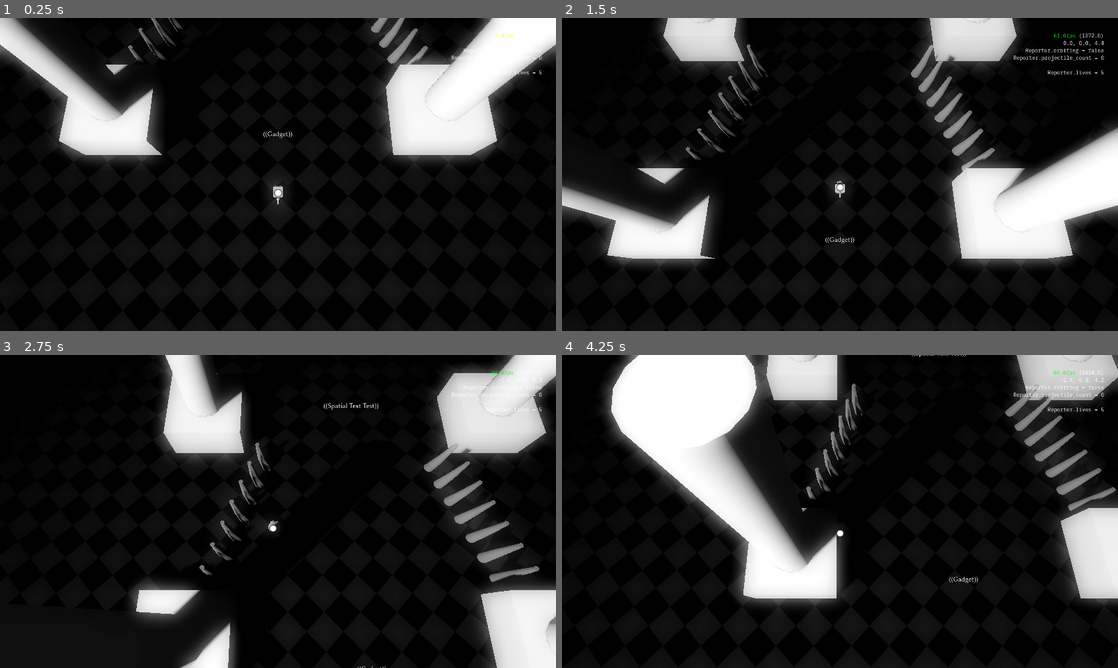
Above: before the commit, frames 1-4 (two rows, left to right).
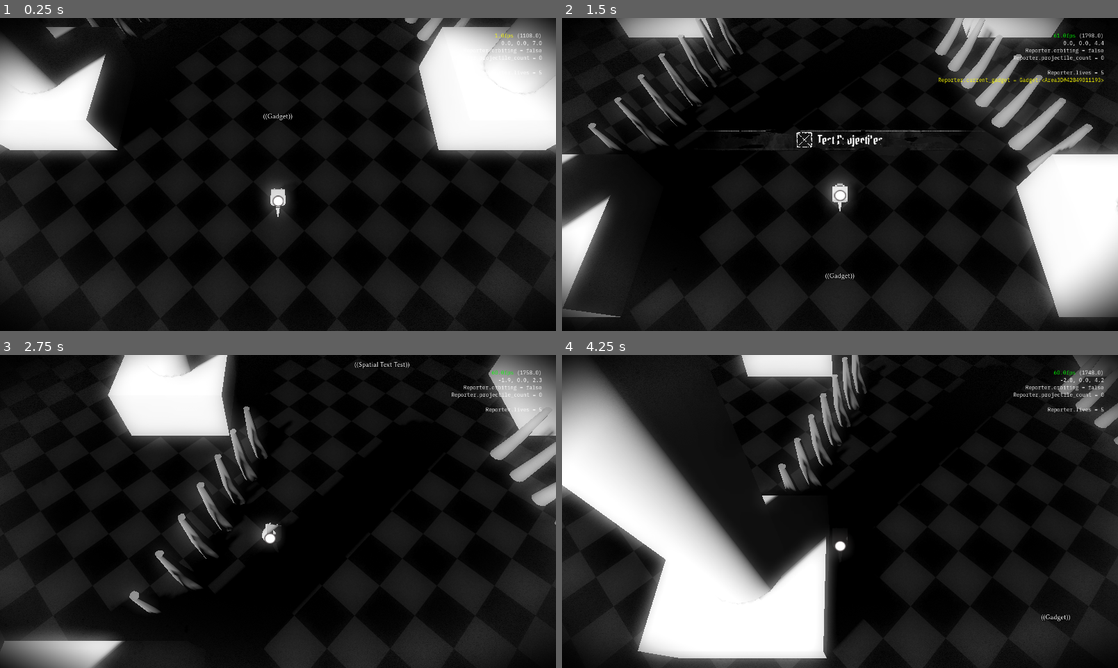
Above: after the commit, the same moments.

Repository: slyllama/dwelt
Game: Godot game, scene res://maps/debug/debug_map.tscn
Same seed, same stepped clock (60 frames per second), same inputs: the game is played once before the commit and once after it.
Inputs (mouse positions are in pixels of both pictures, inside the frame that each line leads up to):
- Up to frame 1 (0.25 s): no input
- Up to frame 2 (1.5 s): move the mouse to (995, 74) at 0.52 s; hold W (move_forward) from 0.53 s (still down); tap F (interact) at 0.6 s; move the mouse to (1006, 221) at 1.27 s; right-click (1006, 221) at 1.35 s
- Up to frame 3 (2.75 s): tap F (interact) at 1.55, 2.1 s; move the mouse to (111, 464) at 2.02 s; release W (move_forward) at 2.03 s; hold A (strafe_left) from 2.03 s (still down)
- Up to frame 4 (4.25 s): move the mouse to (867, 511) at 2.77 s; tap F (interact) at 2.85, 3.8 s; move the mouse to (756, 433) at 3.52 s; release A (strafe_left) at 3.53 s; hold S (move_back) from 3.53 s (still down); right-click (756, 433) at 3.6 s

The runs differ from the first frame. In frame 1, 28% of the frame differs, in the area x 0-100%, y 0-100%; in frame 2, 38%; in frame 3, 32%; in frame 4, 51%.

Commit message:
Added screen effects

Diff:
--- a/lib/_global/reporter.gd
+++ b/lib/_global/reporter.gd
@@ -5,6 +5,7 @@
 
 # A "do" signal can be propogated from anywhere; it is a cause, not an effect
 signal do_shake_camera
+signal do_aberrate_camera
 
 signal gadget_changed
 
--- a/lib/hud/hud.tscn
+++ b/lib/hud/hud.tscn
@@ -1,10 +1,11 @@
-[gd_scene load_steps=12 format=3 uid="uid://dt1ioqij5hj4b"]
+[gd_scene load_steps=13 format=3 uid="uid://dt1ioqij5hj4b"]
 
 [ext_resource type="Script" uid="uid://bvpr5qsawkemv" path="res://lib/hud/hud.gd" id="1_dcyf8"]
 [ext_resource type="PackedScene" uid="uid://cwbcsfej31lgq" path="res://lib/debug/debug_pane/debug_pane.tscn" id="1_o36f6"]
+[ext_resource type="PackedScene" uid="uid://bo618rg2ywoem" path="res://lib/screen_effects/screen_fx.tscn" id="2_r2k48"]
 [ext_resource type="Shader" uid="uid://b4552e4yw8kki" path="res://generic/materials/shaders/shader_canvas_dissolve.gdshader" id="3_pm6i7"]
 [ext_resource type="Texture2D" uid="uid://cxemcgoplp0ff" path="res://lib/hud/textures/interact.png" id="3_u1rn0"]
-[ext_resource type="Script" uid="uid://o537atgmmsth" path="res://lib/texture_rect_dissolve/texture_rect_dissolve.gd" id="4_pm6i7"]
+[ext_resource type="Script" uid="uid://o537atgmmsth" path="res://lib/tr_dissolve/tr_dissolve.gd" id="4_pm6i7"]
 [ext_resource type="FontFile" uid="uid://bjaq6ks7h6ipp" path="res://generic/fonts/pirata_one.ttf" id="6_3pj68"]
 [ext_resource type="Texture2D" uid="uid://3xyeaiyqxrh5" path="res://generic/textures/placeholder.png" id="6_tpybq"]
 
@@ -17,13 +18,16 @@
 color_ramp = SubResource("Gradient_oa3at")
 noise = SubResource("FastNoiseLite_hctin")
 
-[sub_resource type="ShaderMaterial" id="ShaderMaterial_tpybq"]
+[sub_resource type="ShaderMaterial" id="ShaderMaterial_r2k48"]
 shader = ExtResource("3_pm6i7")
 shader_parameter/dissolve_texture = SubResource("NoiseTexture2D_636yr")
 shader_parameter/dissolve_value = 1.0
 
 [node name="HUD" type="CanvasLayer"]
 script = ExtResource("1_dcyf8")
+
+[node name="ScreenFX" parent="." instance=ExtResource("2_r2k48")]
+layer = -1
 
 [node name="DebugPane" parent="." instance=ExtResource("1_o36f6")]
 anchors_preset = 1
--- a/lib/player/player_camera/player_camera.gd
+++ b/lib/player/player_camera/player_camera.gd
@@ -20,9 +20,8 @@
 func unfreeze_camera() -> void:
 	frozen = false
 	target_position = Reporter.player_position
-	target_zoom_distance = 8.0
-	target_roll = -70.0
-
+	target_zoom_distance = 5.0
+	target_roll = -60.0
 func _ready() -> void:
 	Reporter.do_shake_camera.connect(func(): $Anim.play("shake"))
 	Reporter.player.focus_mode_entered.connect(func(): target_zoom_distance -= 0.1)
--- a/lib/projectile/projectile.gd
+++ b/lib/projectile/projectile.gd
@@ -14,9 +14,12 @@
 @export var sideways_speed = 0.0
 @export var sideways_acceleration = 0.0
 
+signal destroyed
+
 func destroy() -> void:
 	if !active: return
 	Reporter.projectile_count -= 1 # track projectile count
+	destroyed.emit()
 
 	active = false
 	var _scale_tween = create_tween()
--- a/lib/projectile/projectile_event.gd
+++ b/lib/projectile/projectile_event.gd
@@ -1,4 +1,7 @@
 class_name ProjectileEvent extends Node3D
+
+var projectile_count = 0
+var is_destroyed = false
 
 func play(data: Dictionary) -> void:
 	if !"type" in data: # fail if important information is missing
@@ -6,7 +9,21 @@
 		queue_free()
 	match data.type:
 		"test":
-			print("[ProjectileEvent] test!")
+			var _amount = 12
+			for _i in _amount:
+				var _p = Projectile.new()
+				_p.position.z = 2.0
+				_p.rotation.y = 2 * PI / _amount * _i
+				_p.lifetime = 5.0
+				_p.destroyed.connect(func(): projectile_count -= 1)
+				add_child(_p)
+
+				projectile_count += 1
 
 func _ready() -> void:
-	pass
+	position.y = 0.25
+
+func _process(_delta: float) -> void:
+	if projectile_count == 0 and !is_destroyed:
+		is_destroyed = true
+		queue_free()
--- a/lib/projectile/projectile_graze.gd
+++ b/lib/projectile/projectile_graze.gd
@@ -20,7 +20,7 @@
 	body_entered.connect(func(body):
 		if body == Reporter.player: grazed())
 
-	var graze_shape = SphereShape3D.new()
+	var graze_shape = CylinderShape3D.new()
 	graze_shape.radius = radius
 
 	var graze_collision = CollisionShape3D.new()
--- /dev/null
+++ b/lib/screen_effects/materials/shaders/shader_screen_fx.gdshader
@@ -0,0 +1,35 @@
+shader_type canvas_item;
+
+uniform sampler2D SCREEN_TEXTURE: hint_screen_texture;
+uniform sampler2D grain_mask: hint_default_black;
+uniform float grain_strength: hint_range(0.0, 1.0) = 1.0;
+
+uniform float vignette_feather: hint_range(0.01, 0.5) = 0.25;
+uniform float vignette_midpoint: hint_range(0.0, 1.0) = 0.5;
+uniform float vignette_alpha: hint_range(0.0, 1.0) = 0.9;
+
+uniform float aberration_displacement: hint_range(0.0, 8.0) = 0.0;
+
+float circle(vec2 position, float radius, float feather) {
+	return smoothstep(radius, radius + feather, length(position - vec2(0.5)));
+}
+
+void fragment() {
+	// Add aberration
+	vec2 r_displacement = vec2(0.0, aberration_displacement);
+	vec2 g_displacement = vec2(aberration_displacement, 0.0);
+	vec2 b_displacement = vec2(-aberration_displacement, 0.0);
+
+	float r = texture(SCREEN_TEXTURE, SCREEN_UV + vec2(SCREEN_PIXEL_SIZE * r_displacement), 0.0).r;
+	float g = texture(SCREEN_TEXTURE, SCREEN_UV + vec2(SCREEN_PIXEL_SIZE * g_displacement), 0.0).g;
+	float b = texture(SCREEN_TEXTURE, SCREEN_UV + vec2(SCREEN_PIXEL_SIZE * b_displacement), 0.0).b;
+
+	COLOR = vec4(r, g, b, 1.0);
+
+	// Add grain
+	COLOR = mix(COLOR, vec4(1.0, 1.0, 1.0, 1.0), texture(grain_mask, UV).r * grain_strength);
+
+	// Add vignette
+	float vignette = circle(UV, vignette_midpoint, vignette_feather);
+	COLOR = mix(COLOR, vec4(vec3(0.0), 1.0), vignette * vignette_alpha);
+}
--- /dev/null
+++ b/lib/screen_effects/screen_fx.gd
@@ -0,0 +1,12 @@
+extends CanvasLayer
+
+func _set_abberation(val: float) -> void:
+	$Canvas.material.set_shader_parameter("aberration_displacement", val)
+
+func aberrate(time = 0.7) -> void:
+	var _aberrate_tween = create_tween()
+	_aberrate_tween.tween_method(_set_abberation, 8.0, 0.0, time)
+
+func _ready() -> void:
+	Reporter.do_shake_camera.connect(aberrate)
+	Reporter.do_aberrate_camera.connect(aberrate)
--- /dev/null
+++ b/lib/screen_effects/screen_fx.tscn
@@ -0,0 +1,40 @@
+[gd_scene load_steps=6 format=3 uid="uid://bo618rg2ywoem"]
+
+[ext_resource type="Script" uid="uid://d1bq5apl8q4ym" path="res://lib/screen_effects/screen_fx.gd" id="1_0vt01"]
+[ext_resource type="Texture2D" uid="uid://o5ixppyxx26w" path="res://generic/materials/textures/tile_diff.jpg" id="1_s6quk"]
+[ext_resource type="Shader" uid="uid://db3xq6kj8vymn" path="res://lib/screen_effects/materials/shaders/shader_screen_fx.gdshader" id="2_scdlq"]
+[ext_resource type="Texture2D" uid="uid://cxqhd537ehn5x" path="res://lib/screen_effects/materials/textures/grain_mask.jpg" id="3_k5v6p"]
+
+[sub_resource type="ShaderMaterial" id="ShaderMaterial_at23u"]
+shader = ExtResource("2_scdlq")
+shader_parameter/grain_mask = ExtResource("3_k5v6p")
+shader_parameter/grain_strength = 0.15
+shader_parameter/vignette_feather = 0.25
+shader_parameter/vignette_midpoint = 0.5
+shader_parameter/vignette_alpha = 1.0
+shader_parameter/aberration_displacement = 0.0
+
+[node name="ScreenFX" type="CanvasLayer"]
+script = ExtResource("1_0vt01")
+
+[node name="Underlay" type="TextureRect" parent="."]
+visible = false
+anchors_preset = 15
+anchor_right = 1.0
+anchor_bottom = 1.0
+grow_horizontal = 2
+grow_vertical = 2
+mouse_filter = 2
+texture = ExtResource("1_s6quk")
+expand_mode = 1
+stretch_mode = 1
+
+[node name="Canvas" type="ColorRect" parent="."]
+material = SubResource("ShaderMaterial_at23u")
+anchors_preset = 15
+anchor_right = 1.0
+anchor_bottom = 1.0
+grow_horizontal = 2
+grow_vertical = 2
+mouse_filter = 2
+color = Color(0, 0, 0, 0)
--- a/maps/debug/debug_map.gd
+++ b/maps/debug/debug_map.gd
@@ -11,6 +11,5 @@
 	else: Reporter.camera_axis.unfreeze_camera()
 
 	var _e = ProjectileEvent.new()
-	_e.position.y = -1.0
 	add_child(_e)
 	_e.play({ "type": "test" })
--- a/maps/debug/debug_map.tscn
+++ b/maps/debug/debug_map.tscn
@@ -132,17 +132,17 @@
 
 [node name="Gadget" parent="." instance=ExtResource("9_31nek")]
 transform = Transform3D(1, 0, 0, 0, 1, 0, 0, 0, 1, 0, 0, 5.5)
-radius = 0.65
 interact_text = "Test Projectiles"
+dismiss_interaction = false
 
 [node name="Bounds" type="StaticBody3D" parent="."]
 
 [node name="Shape" type="CollisionShape3D" parent="Bounds"]
-transform = Transform3D(1, 0, 0, 0, 1, 0, 0, 0, 1, -3, 0, 0)
+transform = Transform3D(1, 0, 0, 0, 1, 0, 0, 0, 1, -2.9, 0, 0)
 shape = SubResource("WorldBoundaryShape3D_n5la1")
 
 [node name="Shape2" type="CollisionShape3D" parent="Bounds"]
-transform = Transform3D(1, 0, 0, 0, 1, 0, 0, 0, 1, 3, 0, 0)
+transform = Transform3D(1, 0, 0, 0, 1, 0, 0, 0, 1, 2.9, 0, 0)
 shape = SubResource("WorldBoundaryShape3D_31nek")
 
 [connection signal="timeout" from="TestTimer" to="." method="_on_test_timer_timeout"]
--- a/project.godot
+++ b/project.godot
@@ -55,16 +55,6 @@
 "events": [Object(InputEventKey,"resource_local_to_scene":false,"resource_name":"","device":-1,"window_id":0,"alt_press …(192 unchanged characters)…
 ]
 }
-zoom_in={
-"deadzone": 0.2,
-"events": [Object(InputEventMouseButton,"resource_local_to_scene":false,"resource_name":"","device":-1,"window_id":0,"alt_pressed":false,"shift_pressed":false,"ctrl_pressed":false,"meta_pressed":false,"button_mask":8,"position":Vector2(84, 1),"global_position":Vector2(84, 30),"factor":1.0,"button_index":4,"canceled":false,"pressed":true,"double_click":false,"script":null)
-]
-}
-zoom_out={
-"deadzone": 0.2,
-"events": [Object(InputEventMouseButton,"resource_local_to_scene":false,"resource_name":"","device":-1,"window_id":0,"alt_pressed":false,"shift_pressed":false,"ctrl_pressed":false,"meta_pressed":false,"button_mask":16,"position":Vector2(132, 16),"global_position":Vector2(132, 45),"factor":1.0,"button_index":5,"canceled":false,"pressed":true,"double_click":false,"script":null)
-]
-}
 move_back={
 "deadzone": 0.2,
 "events": [Object(InputEventKey,"resource_local_to_scene":false,"resource_name":"","device":-1,"window_id":0,"alt_press …(192 unchanged characters)…
Not shown: 1 places in lib/hud/hud.tscn that only renumber resources
Not shown, added: lib/screen_effects/materials/shaders/shader_screen_fx.gdshader.uid
Binary file added: lib/screen_effects/materials/textures/grain_mask.jpg
Not shown, added: lib/screen_effects/materials/textures/grain_mask.jpg.import
Not shown, added: lib/screen_effects/screen_fx.gd.uid
Renamed: lib/texture_rect_dissolve/texture_rect_dissolve.gd -> lib/tr_dissolve/tr_dissolve.gd
Renamed: lib/texture_rect_dissolve/texture_rect_dissolve.gd.uid -> lib/tr_dissolve/tr_dissolve.gd.uid
